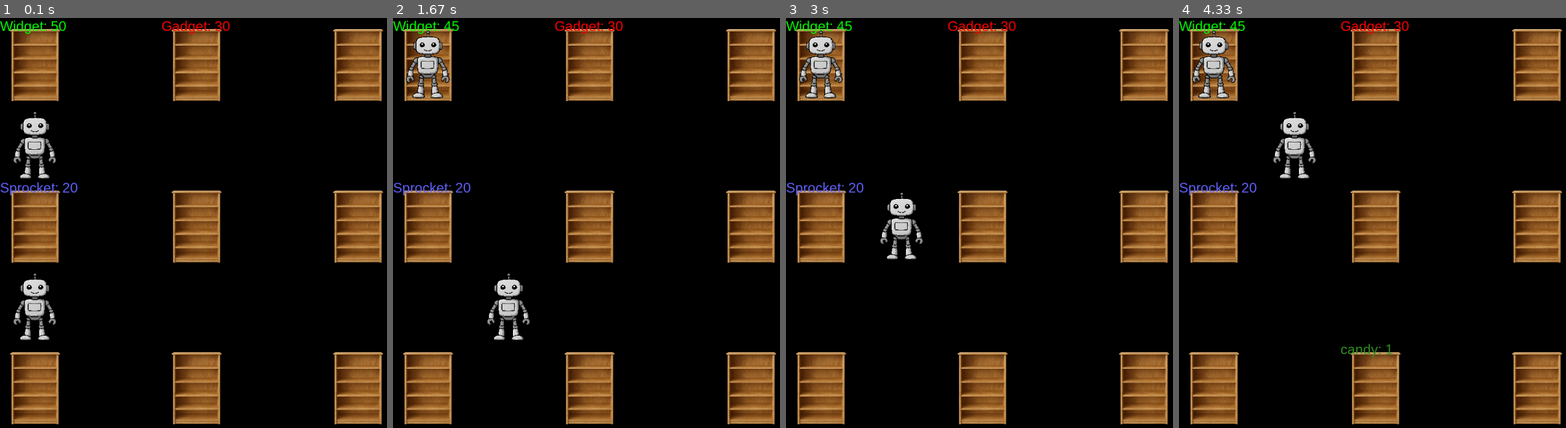
Above: before the commit, frames 1-4 (left to right).
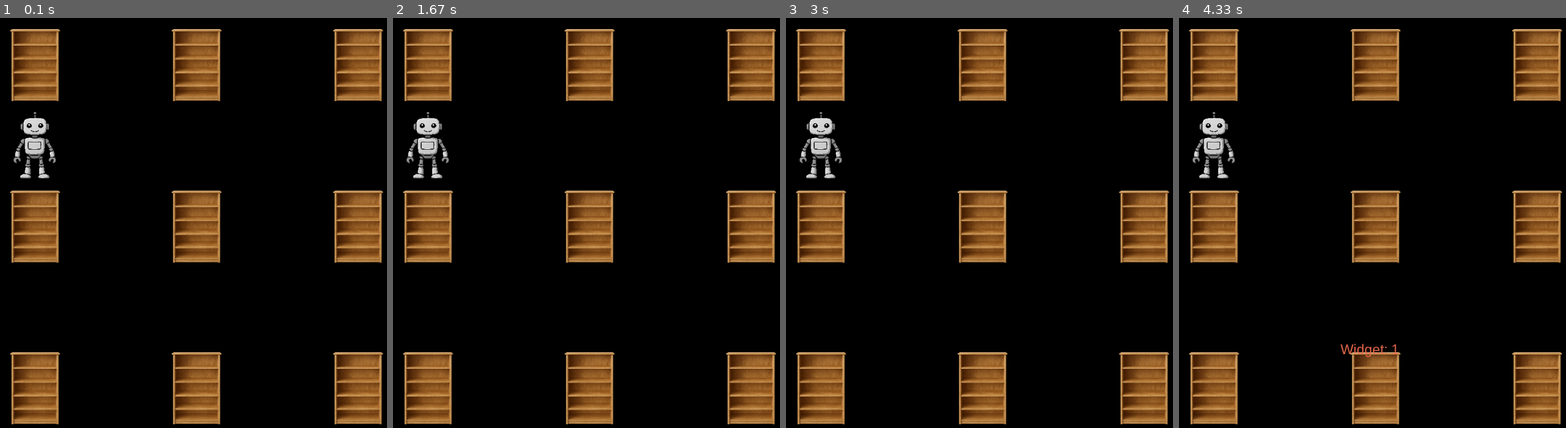
Above: after the commit, the same moments.

Repository: mtfehrer/cs476-project
Game: pygame game, started from main.py
Same seed, same stepped clock (60 frames per second), same inputs: the game is played once before the commit and once after it.
Inputs:
- Up to frame 1 (0.1 s): no input
- Up to frame 2 (1.67 s): no input
- Up to frame 3 (3 s): no input
- Up to frame 4 (4.33 s): no input

The runs differ from the first frame. In frame 1, 1.4% of the frame differs, in the area x 0-60%, y 0-79%; in frame 2, 3.1%; in frame 3, 3.1%; in frame 4, 3.3%, in the area x 0-60%, y 0-83%.

Commit message:
add code

Diff:
--- a/constants.py
+++ b/constants.py
@@ -7,23 +7,9 @@
 text_surfaces = {}
 
 new_items = [
-    "toothpaste",
-    "toothbrush",
-    "cologne",
-    "airpods",
-    "iphone",
-    "watch",
-    "laptop",
-    "dell laptop",
-    "candy",
-    "discord",
-    "phone",
-    "toilet paper",
-    "paper",
-    "pencil",
-    "pen",
-    "notebook",
-    "face",
+    "Gadget",
+    "Widget",
+    "Sprocket"
 ]
 
 for item in new_items:
--- a/importer.py
+++ b/importer.py
@@ -1,13 +1,16 @@
 import random
 from shelf import Shelf
 from constants import item_colors
+from typing import Tuple
 
 
 class Importer:
 	def __init__(self):
 		self.possible_items = list(item_colors.keys())
 
-	def add_random_item(self, shelf: Shelf) -> None:
+	def add_random_item(self, shelf: Shelf) -> Tuple[str, int]:
 		random_item = self.possible_items[random.randint(0, len(self.possible_items) - 1)]
+		random_amount = random.randint(1, 5)
 		print(f"Adding a random item")
-		shelf.add_item(random_item, random.randint(1, 5))
+		shelf.add_item(random_item, random_amount)
+		return (random_item, random_amount)
--- a/main.py
+++ b/main.py
@@ -3,6 +3,7 @@
 from warehouse import Warehouse
 from task import Task
 from importer import Importer
+from utils import *
 
 screen_size = (1200, 900)
 screen = pygame.display.set_mode(screen_size)
@@ -29,18 +30,9 @@
 
 warehouse = Warehouse(map_layout)
 
-warehouse.shelves[(0, 0)].add_item("Widget", 50)
-warehouse.shelves[(0, 2)].add_item("Gadget", 30)
-warehouse.shelves[(2, 0)].add_item("Sprocket", 20)
+robot1 = warehouse.add_robot((1, 0))
 
-robot1 = warehouse.add_robot((1, 0))
-robot2 = warehouse.add_robot((3, 0))
-
-order1 = Task(warehouse.shelves[(0, 0)], "Widget", 5, is_pickup=True)
-order2 = Task(warehouse.shelves[(0, 2)], "Gadget", 3, is_pickup=True)
-
-robot1.execute_order(order1)
-robot2.execute_order(order2)
+task_queue = []
 
 frames = 0
 add_items_timer = 0
@@ -60,11 +52,16 @@
 	should_add_item = (add_items_timer >= items_timer)
 	if should_add_item:
 		random_shelf = warehouse.get_random_shelf()
-		warehouse_importer.add_random_item(random_shelf)
+		item, amount = warehouse_importer.add_random_item(random_shelf)
+		task_queue = task_queue + get_tasks_for_item_sort(warehouse, robot1, item, amount, random_shelf.position)
 		add_items_timer = 0
 
+	if robot1.state == "idle" and task_queue:
+		cur_task = task_queue.pop(0)
+		robot1.execute_order(cur_task)
 
 	warehouse.update(should_move)
+	print(robot1.state)
 
 	screen.fill((0, 0, 0))
 	warehouse.render(screen, shelf_img, robot_img, grid_size)
--- /dev/null
+++ b/utils.py
@@ -0,0 +1,10 @@
+from task import Task
+
+item_locations = {"Gadget": (0, 0), "Sprocket": (0, 2), "Widget": (0, 4)}
+
+def get_tasks_for_item_sort(warehouse, robot, item, amount, pos):
+    tasks = []
+    if item_locations[item] != pos:
+        tasks.append(Task(warehouse.shelves[pos], item, amount, is_pickup=True))
+        tasks.append(Task(warehouse.shelves[pos], item, 3, is_pickup=False))
+    return tasks
